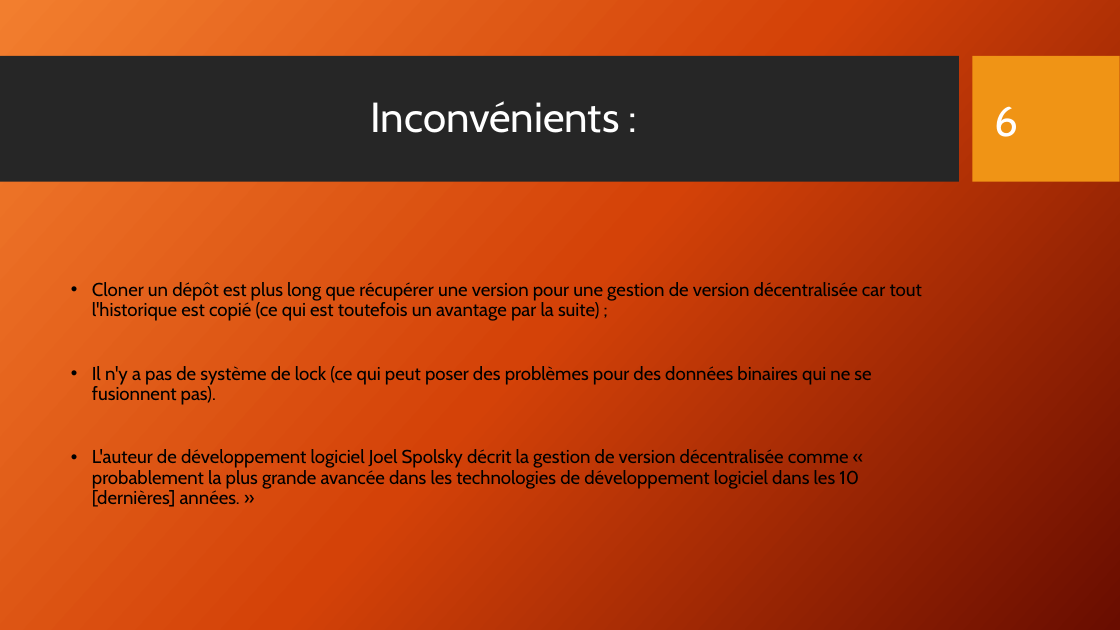
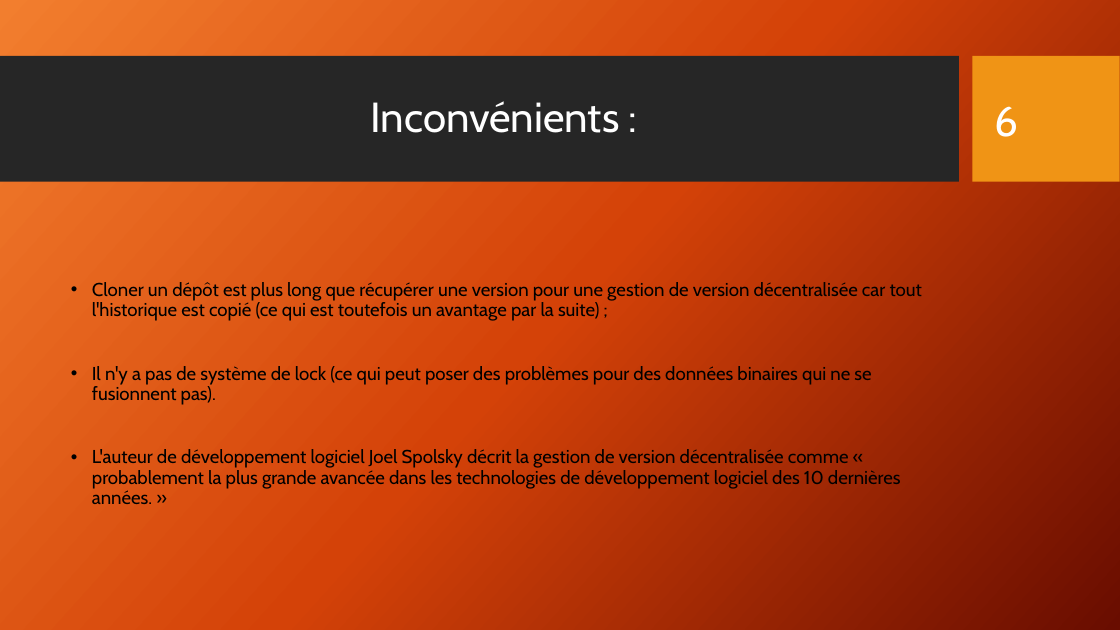
Before and after one commit to Math-Alex83/Expos-_git_cda_2210, a slide deck: slide 6 of Présentation_Git_CDA_2210.pptx. Drawn at 1120x630 pixels with LibreOffice and Linux fonts; fonts in the diff are those of the drawing; background and template pictures are left out. Boxes give left, top, right and bottom in pixels: in the first picture for what was removed or moved away, otherwise in the second. Text is boxed around its words. In the diff, an @@ line names an element or a change of style, - is before the commit and + after.

```diff
--- a/Présentation_Git_CDA_2210.pptx
+++ b/Présentation_Git_CDA_2210.pptx
@@ text at (92,449,901,504): text changed @@
-• L'auteur de développement logiciel Joel Spolsky décrit la gestion de version décentralisée comme « probablement la plus grande avancée dans les technologies de développement logiciel dans les 10 [dernières] années. »
+• L'auteur de développement logiciel Joel Spolsky décrit la gestion de version décentralisée comme « probablement la plus grande avancée dans les technologies de développement logiciel des 10 dernières années. »
```
Also in this commit, not shown: 3 other slides changed, 1 slide added, 3 other files.
